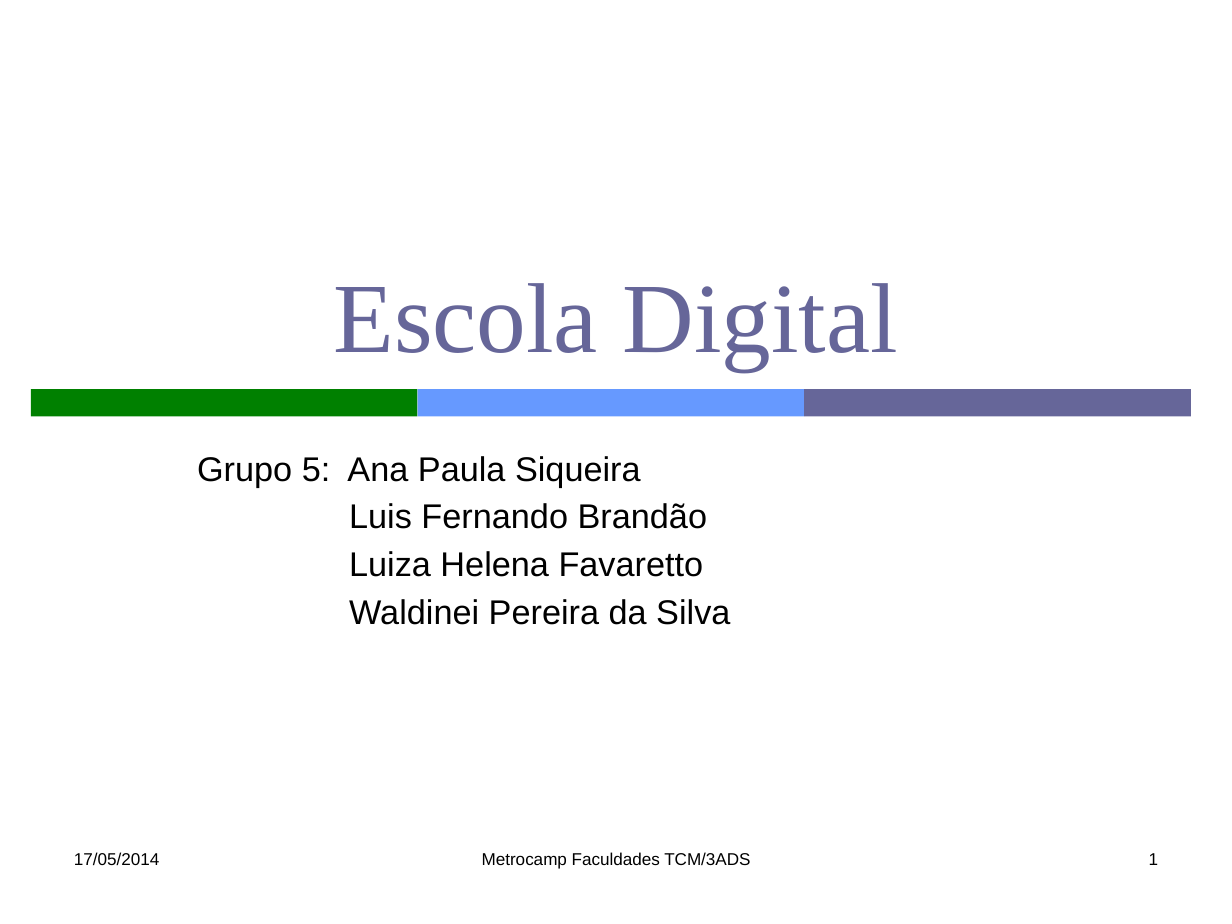
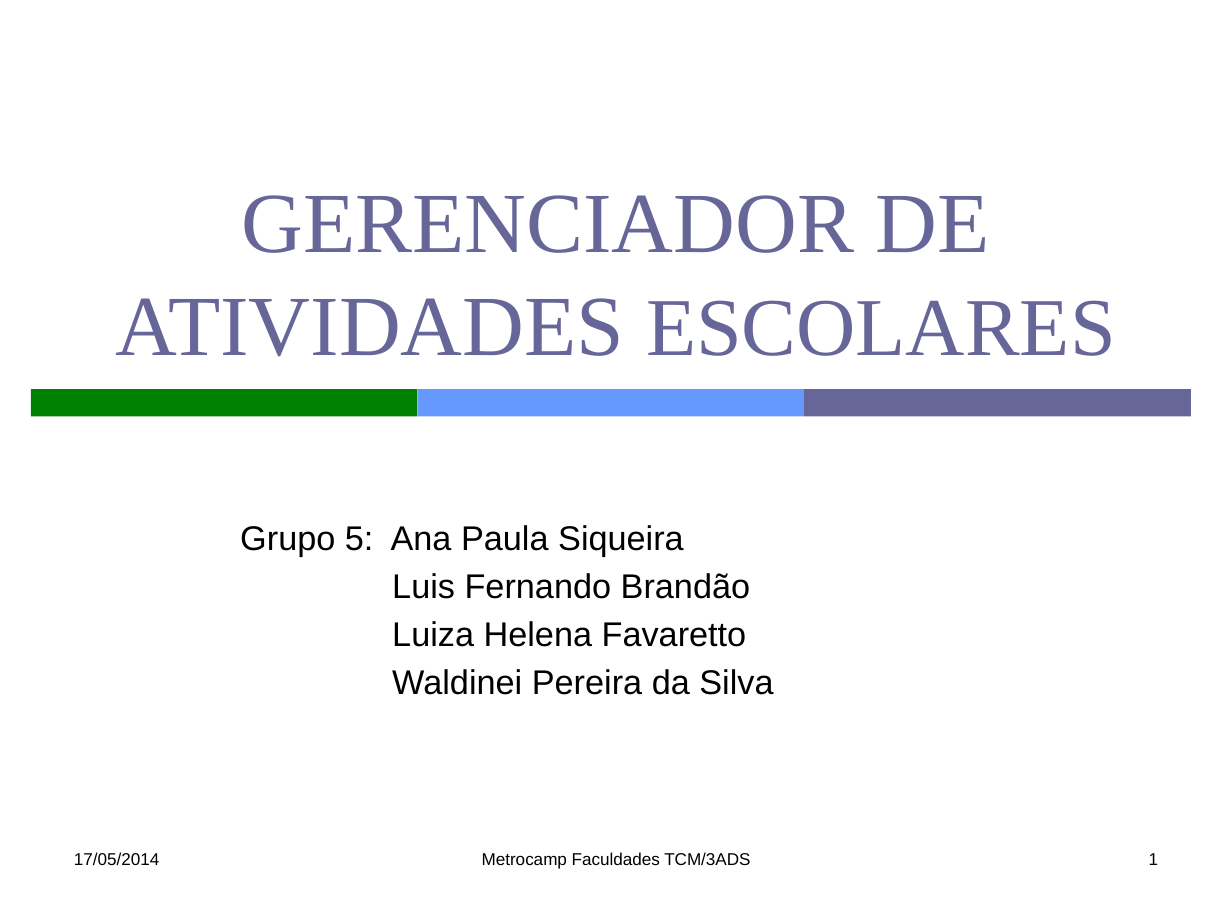
Before and after one commit to lfernandobra/pi5g1s14, a slide deck: slide 1 of documentacao/G5_Apresentacao1sem2014.pptx. Drawn at 1232x924 pixels with LibreOffice and Linux fonts; fonts in the diff are those of the drawing. Boxes give left, top, right and bottom in pixels: in the first picture for what was removed or moved away, otherwise in the second. Text is boxed around its words. In the diff, an @@ line names an element or a change of style, - is before the commit and + after.

```diff
--- a/documentacao/G5_Apresentacao1sem2014.pptx
+++ b/documentacao/G5_Apresentacao1sem2014.pptx
@@ title at (116, 195, 1116, 357): text changed; size 58 to 50 pt @@
-Escola Digital
+GERENCIADOR DE ATIVIDADES ESCOLARES
@@ subtitle "Grupo 5: Ana Paula Siqueira": place and size @@
-subtitle "Grupo 5: Ana Paula Siqueira" at (197, 456, 730, 625)
+subtitle "Grupo 5: Ana Paula Siqueira" at (240, 525, 773, 695)
```
Also in this commit, not shown: 7 other slides changed, 1 other file.
